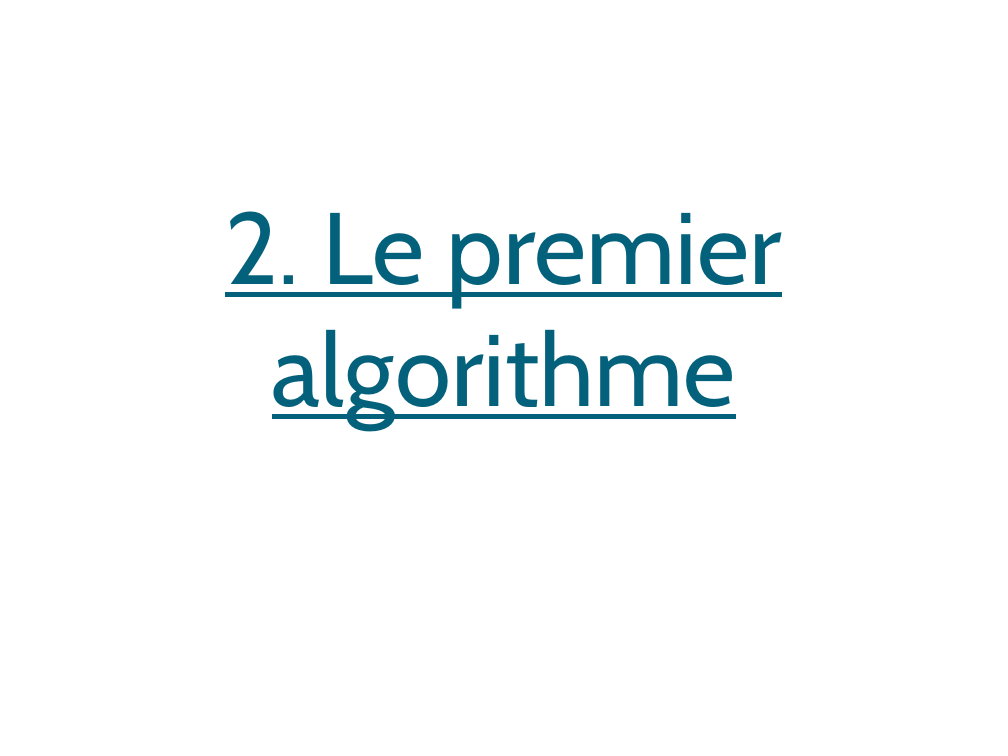
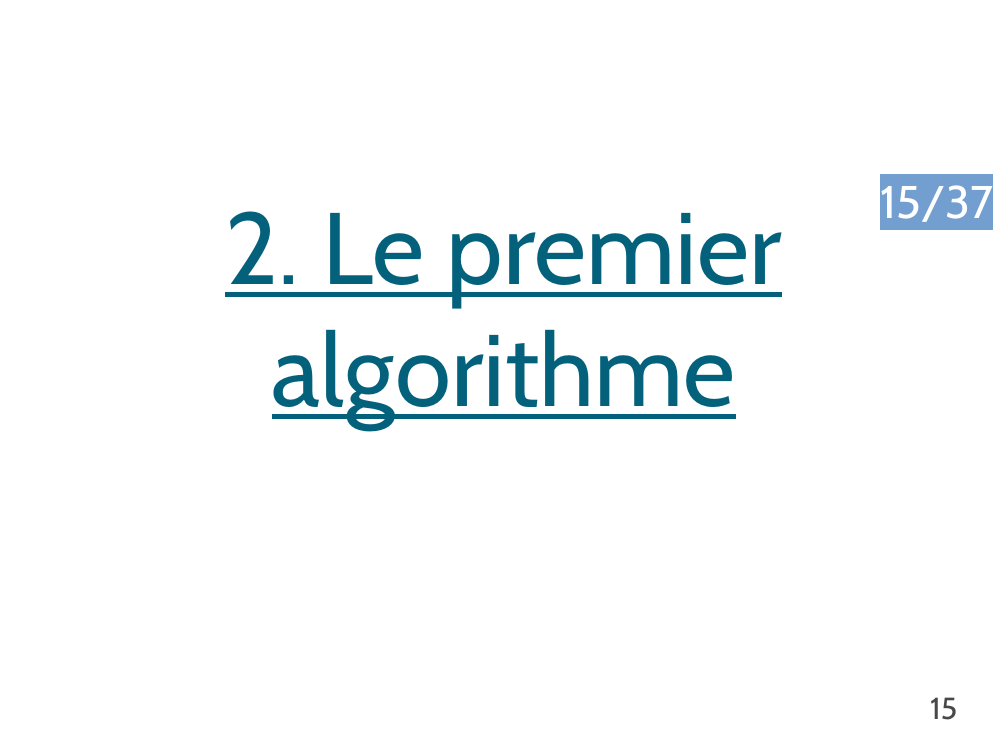
Before and after one commit to Triw-12/hanamikoji_solve, a slide deck: slide 15 of diaporama/Règles.odp (slide 12 before the commit). Drawn at 1008x756 pixels with LibreOffice and Linux fonts; fonts in the diff are those of the drawing; background and template pictures are left out. Boxes give left, top, right and bottom in pixels: in the first picture for what was removed or moved away, otherwise in the second. Text is boxed around its words. In the diff, an @@ line names an element or a change of style, - is before the commit and + after.

```diff
--- a/diaporama/Règles.odp
+++ b/diaporama/Règles.odp
@@ page number added at [880,185,993,222], 36 pt, text #FFFFFF @@
+15/37
@@ page number added at [930,697,957,720], 24 pt, text #484848 @@
+15
```
Also in this commit, not shown: 17 other slides changed, 18 slides added, 12 slides removed, 11 other files.
